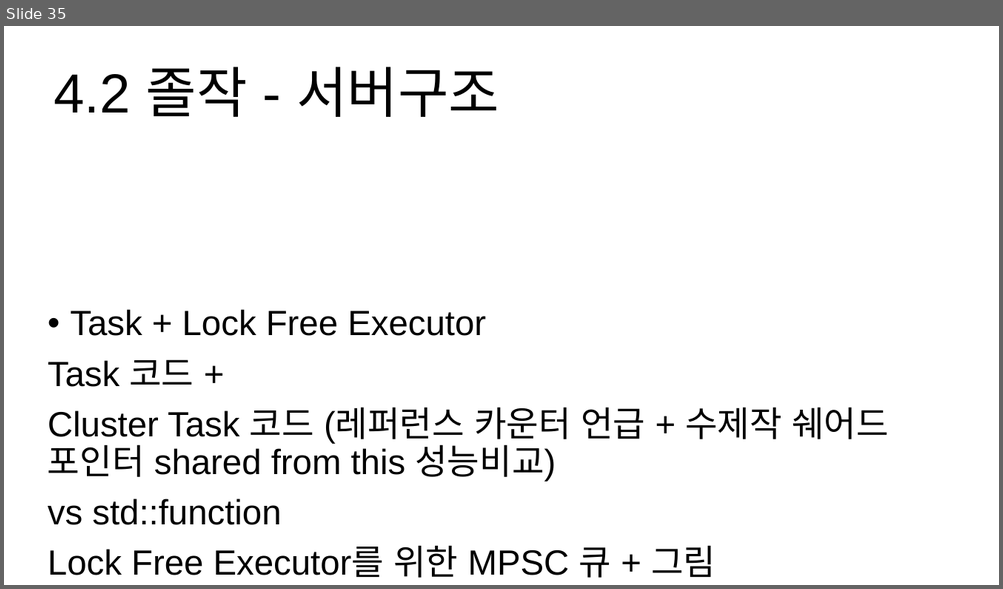
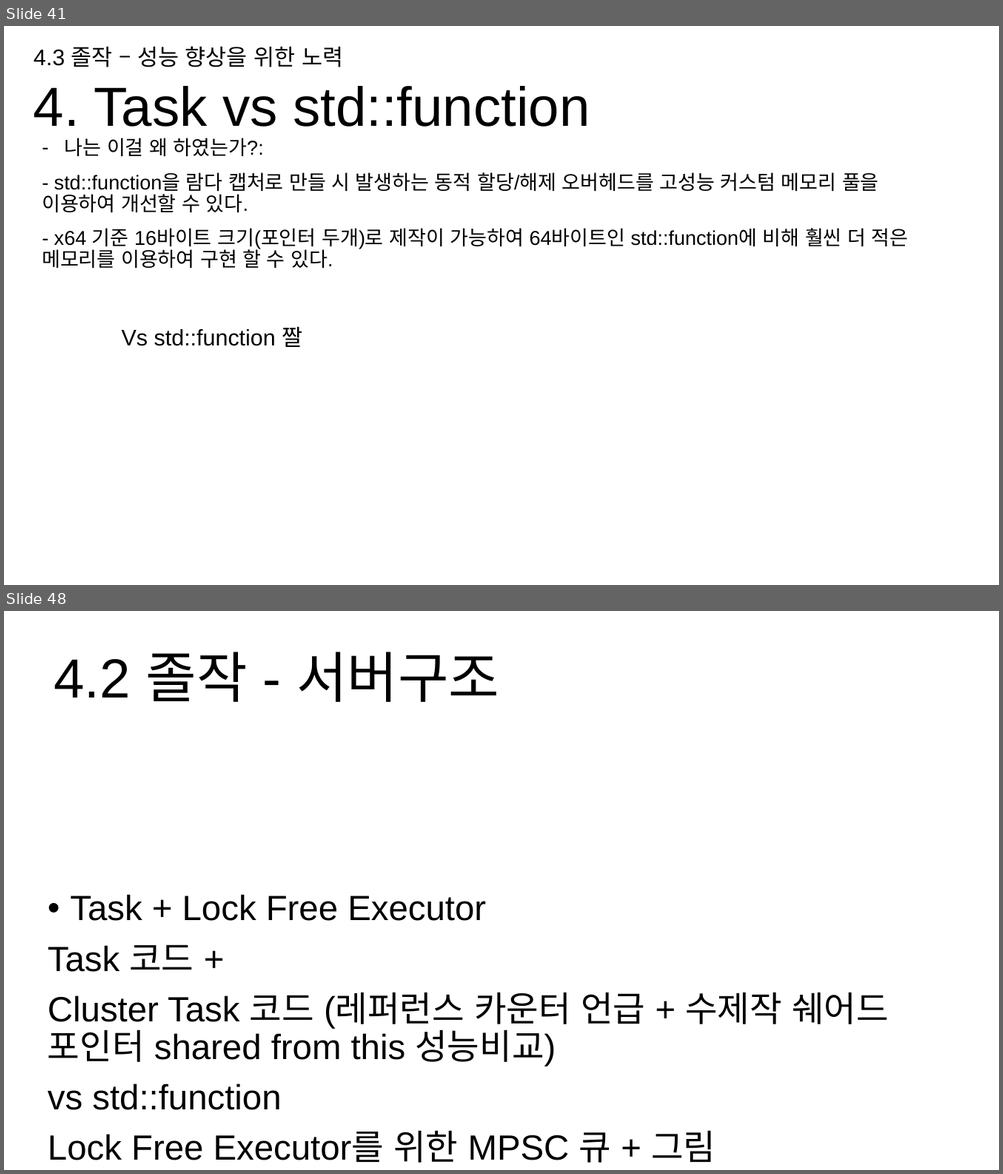
Before and after one commit to hypernagox/FYP_Evergreen, a slide deck: 포트폴리오/서버_최재혁/포트폴리오.pptx. Shown one above the other, each under a label of ours: slide 35 before the commit, slides 41 and 48 after it; the slides between them are not shown. The pictures are 1003x589 and 1003x1174 pixels, drawn with LibreOffice and Linux fonts; fonts in the diff are those of the drawing. Boxes give left, top, right and bottom in pixels: in the first picture for what was removed or moved away, otherwise in the second. Text is boxed around its words. In the diff, an @@ line names an element or a change of style, - is before the commit and + after.

```diff
--- a/포트폴리오/서버_최재혁/포트폴리오.pptx
+++ b/포트폴리오/서버_최재혁/포트폴리오.pptx
@@ slide 41 added at [4, 26, 999, 585], background #FFFFFF @@
@@ text added at [34, 46, 343, 67], 18 pt, text #000000 @@
+4.3 졸작 – 성능 향상을 위한 노력
@@ title added at [34, 86, 589, 127], 44 pt, text #000000 @@
+4. Task vs std::function
@@ text added at [42, 138, 908, 268], 16 pt, text #000000 @@
+– 나는 이걸 왜 하였는가?:
+- std::function을 람다 캡처로 만들 시 발생하는 동적 할당/해제 오버헤드를 고성능 커스텀 메모리 풀을 이용하여 개선할 수 있다.
+- x64 기준 16바이트 크기(포인터 두개)로 제작이 가능하여 64바이트인 std::function에 비해 훨씬 더 적은 메모리를 이용하여 구현 할 수 있다.
@@ text added at [122, 326, 303, 347], 18 pt, text #000000 @@
+Vs std::function 짤
@@ what was slide 35 is now slide 48 @@
```
Also in this commit, not shown: 3 slides changed, 12 other slides added, 8 other files.
